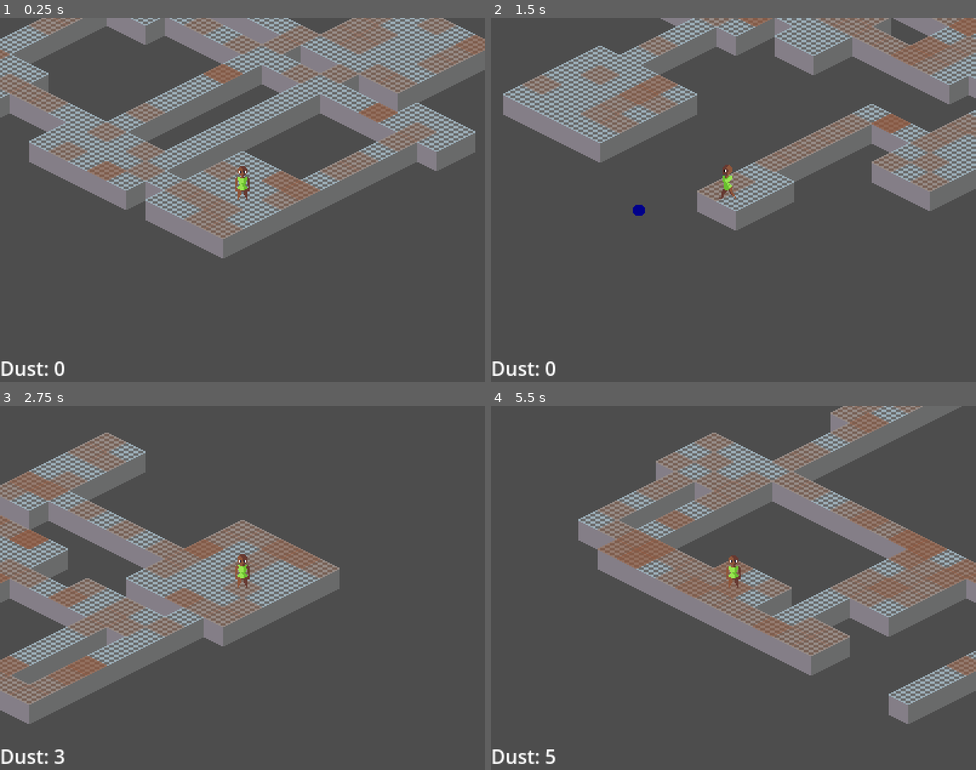
Above: before the commit, frames 1-4 (two rows, left to right).
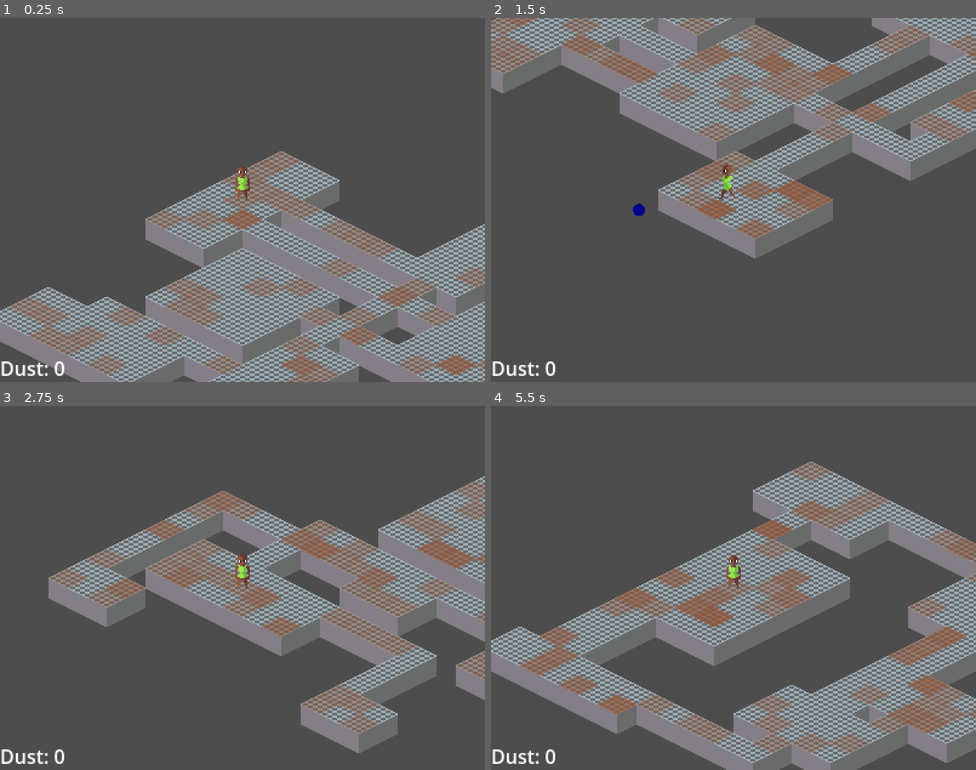
Above: after the commit, the same moments.

Repository: Ruulul/The-Duster
Game: Godot game, scene res://Components/building_generator.tscn
Two runs of this game, one before a commit and one after it. Both use one fixed random seed, a clock stepped at 60 frames per second and the inputs below.
Inputs (mouse positions are in pixels of both pictures, inside the frame that each line leads up to):
- Up to frame 1 (0.25 s): no input
- Up to frame 2 (1.5 s): move the mouse to (840, 181) at 0.52 s; hold R (refresh) 0.53-1.28 s; move the mouse to (636, 218) at 1.27 s; click (636, 218) at 1.35 s
- Up to frame 3 (2.75 s): move the mouse to (291, 507) at 2.02 s; hold R (refresh) from 2.03 s (still down)
- Up to frame 4 (5.5 s): move the mouse to (709, 660) at 2.77 s; release R (refresh) at 2.78 s; click (709, 660) at 2.85 s; move the mouse to (879, 642) at 3.52 s; hold R (refresh) 3.53-4.28 s; move the mouse to (588, 533) at 4.27 s; click (588, 533) at 4.35 s; move the mouse to (757, 588) at 5.02 s; hold R (refresh) from 5.03 s (still down)

The runs differ from the first frame. In frame 1, 68% of the frame differs, in the area x 0-100%, y 0-100%; in frame 2, 39%; in frame 3, 43%; in frame 4, 54%.

Commit message:
enforce odd side lengths for rooms

Diff:
--- a/Components/building_generator.gd
+++ b/Components/building_generator.gd
@@ -12,7 +12,7 @@
 func _get_size():
 	return image_width * image_height
 func _get_random_size():
-	return randi_range(min_length, max_length)
+	return randi_range(min_length/2, max_length/2) * 2 + 1
 
 const max_depth = 10
 
